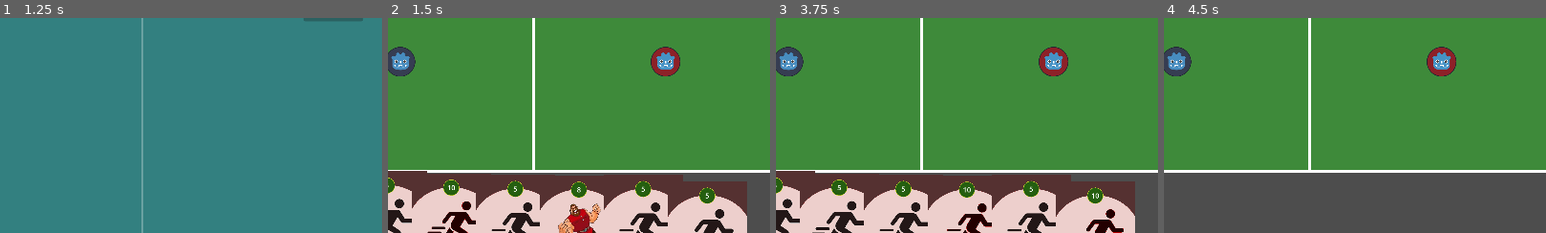
Above: before the commit, frames 1-4 (left to right).
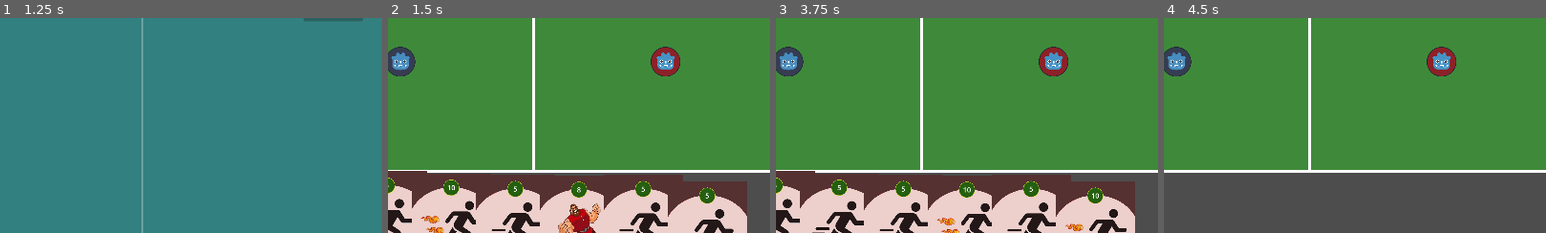
Above: after the commit, the same moments.

Repository: CardozoCasariegoLuciano/IDV_Boss_2024_S2
Game: Godot game, scene res://Views/main_menu/main_menu.tscn
Same seed, same stepped clock (60 frames per second), same inputs: the game is played once before the commit and once after it.
Inputs:
- Up to frame 1 (1.25 s): click "Nuevo juego" at 0.5 s
- Up to frame 2 (1.5 s): click "Comenzar partida" at 1.25 s
- Up to frame 3 (3.75 s): click "confirmar planificacion" at 2 s; click "?" at 2.75 s; click "Estoy listo" at 3.5 s
- Up to frame 4 (4.5 s): click "confirmar planificacion" at 4.25 s
The pictures show only the part of the screen within x 31-81%, y 50-100%; the shares and areas given below are measured in that part.

Frame 1 is identical in both runs. In frame 2, 0.7% of the frame differs, in the area x 8-23%, y 84-100%; in frame 3, 1.0%, in the area x 42-92%, y 86-100%; in frame 4, nothing differs.

Commit message:
add new card

Diff:
--- a/entities/carts/movements/move_card_plus/move_card_plus.tscn
+++ b/entities/carts/movements/move_card_plus/move_card_plus.tscn
@@ -2,7 +2,7 @@
 
 [ext_resource type="PackedScene" uid="uid://c81uyxatkkoh5" path="res://entities/carts/cart_template/card_template.tscn" id="1_o182l"]
 [ext_resource type="Script" path="res://entities/carts/movements/move_card_plus/move_card_plus.gd" id="2_6p8f0"]
-[ext_resource type="Texture2D" uid="uid://ojabt8mm70fs" path="res://assets/cards/final_assets/run.png" id="3_b0yvt"]
+[ext_resource type="Texture2D" uid="uid://d3nmi3mjlai4u" path="res://assets/cards/final_assets/run_plus.png" id="3_3xswk"]
 
 [node name="Card_Template" instance=ExtResource("1_o182l")]
 script = ExtResource("2_6p8f0")
@@ -20,8 +20,6 @@
 text = "Esta carta puede mover al jugador una mayor distancia"
 
 [node name="Card_image" parent="Card" index="3"]
-modulate = Color(1, 0, 0, 1)
-self_modulate = Color(1, 0, 0, 1)
 position = Vector2(0, -90)
 scale = Vector2(1.50962, 1.50962)
-texture = ExtResource("3_b0yvt")
+texture = ExtResource("3_3xswk")
Binary file added: assets/cards/final_assets/run_plus.png
Not shown, added: assets/cards/final_assets/run_plus.png.import
